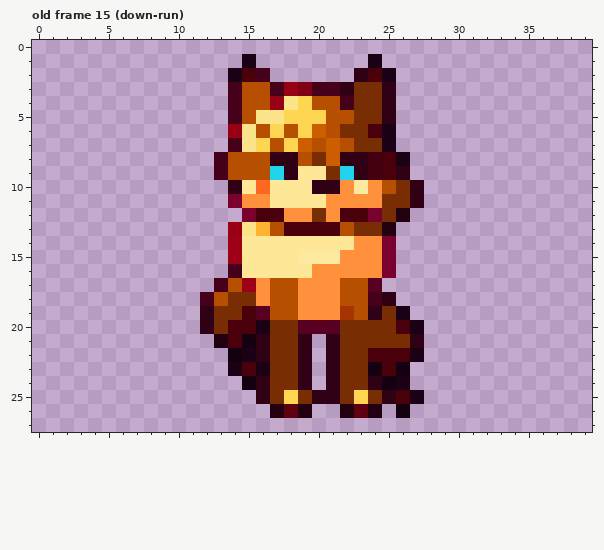
File history of a pixel-art file, aseprite/monster/highlandLynx.aseprite. Above, as it was before the edit.
40x28 pixels, 78 frames. Colours within 5 levels of each other are drawn and written as one. Shown: old frame 15 (down-run). The commit also changed other frames, which this record leaves out.
And afterwards:
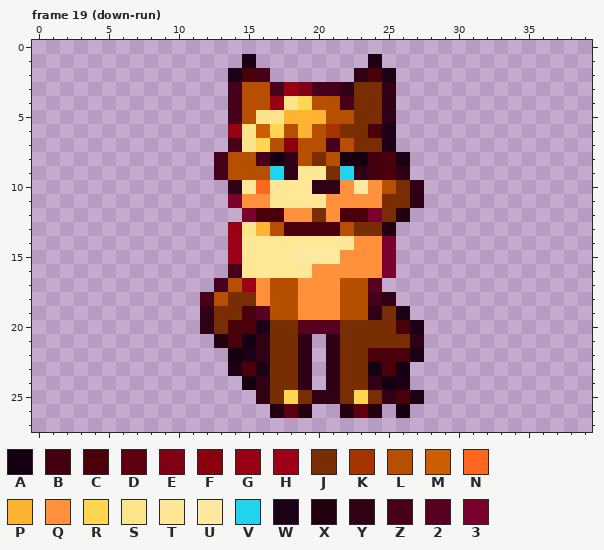
Palette (. is transparent): A #140010  B #420010  C #49000b  D #5e0010  E #820013  F #8b000f  G #980014  H #9e0017  J #792d02  K #a63400  L #b64f00  M #cc5d01  N #ff6620  P #ffb333  Q #ff903c  R #ffd651  S #fce48b  T #ffe798  U #fee9a0  V #22d3ee  W #1c0015  X #22000f  Y #300014  Z #47001a  2 #580022  3 #7a002d
The edit:
frames 78 -> 150
--- frame 19 (down-run) against old frame 15 (down-run)
@@ x 14..25 @@
  4 ZLLGSRLLZJJY
- 5 ZLSSRRRLLJJY
- 6 GSLRLRMLJJCW
- 7 ZSRLRMLMLJJW
- 8 LLLYYLJMYYBC
+ 5 ZLSSPPPLLJJY
+ 6 GSMRLPLKJJCW
+ 7 ZSRLFLLZLJJW
+ 8 LLZAYLJLAABC
  9 LLLVYTTJVYBC
@@ x 20..24 @@
 18 QQLLZ
-19 QQKLY
+19 QQLLY
 20 22JJJ
Changed places in both pictures, as pixel boxes (x1, y1, x2, y2):
changed: (256, 110, 368, 166)
changed: (340, 306, 354, 320)
